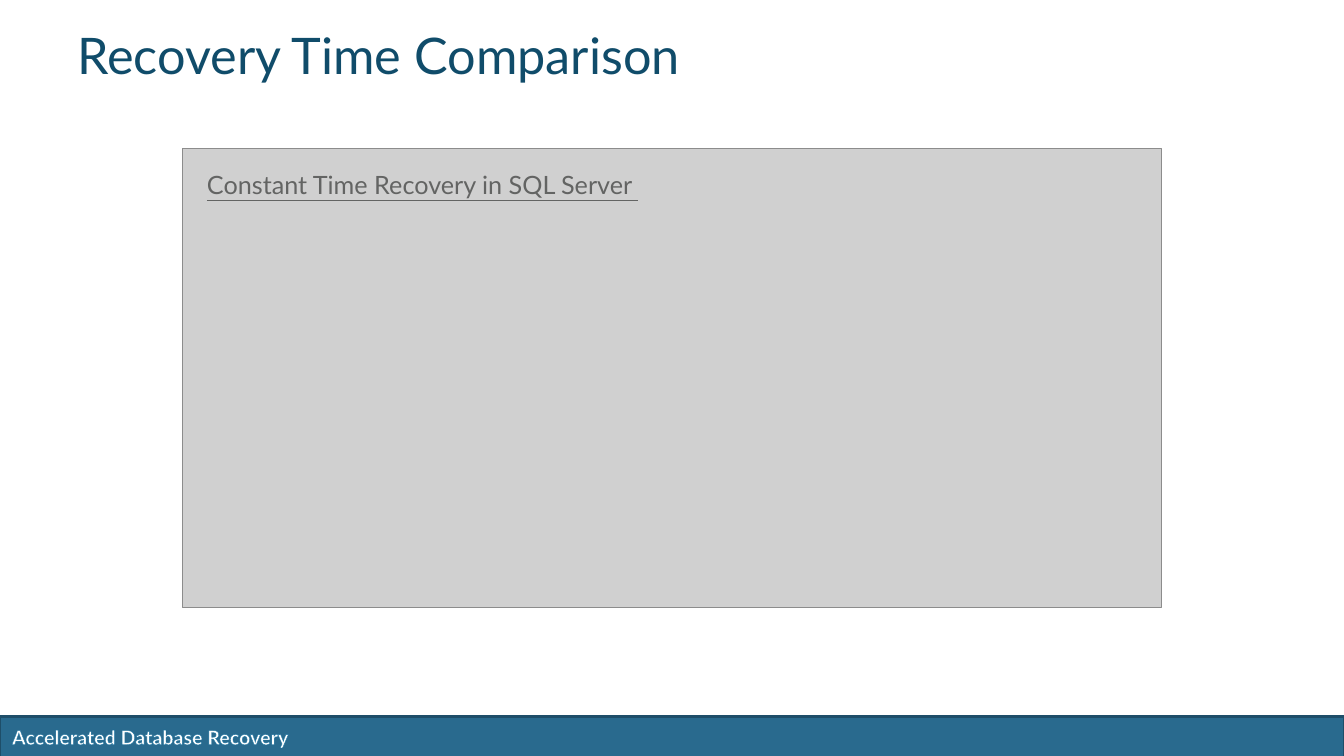
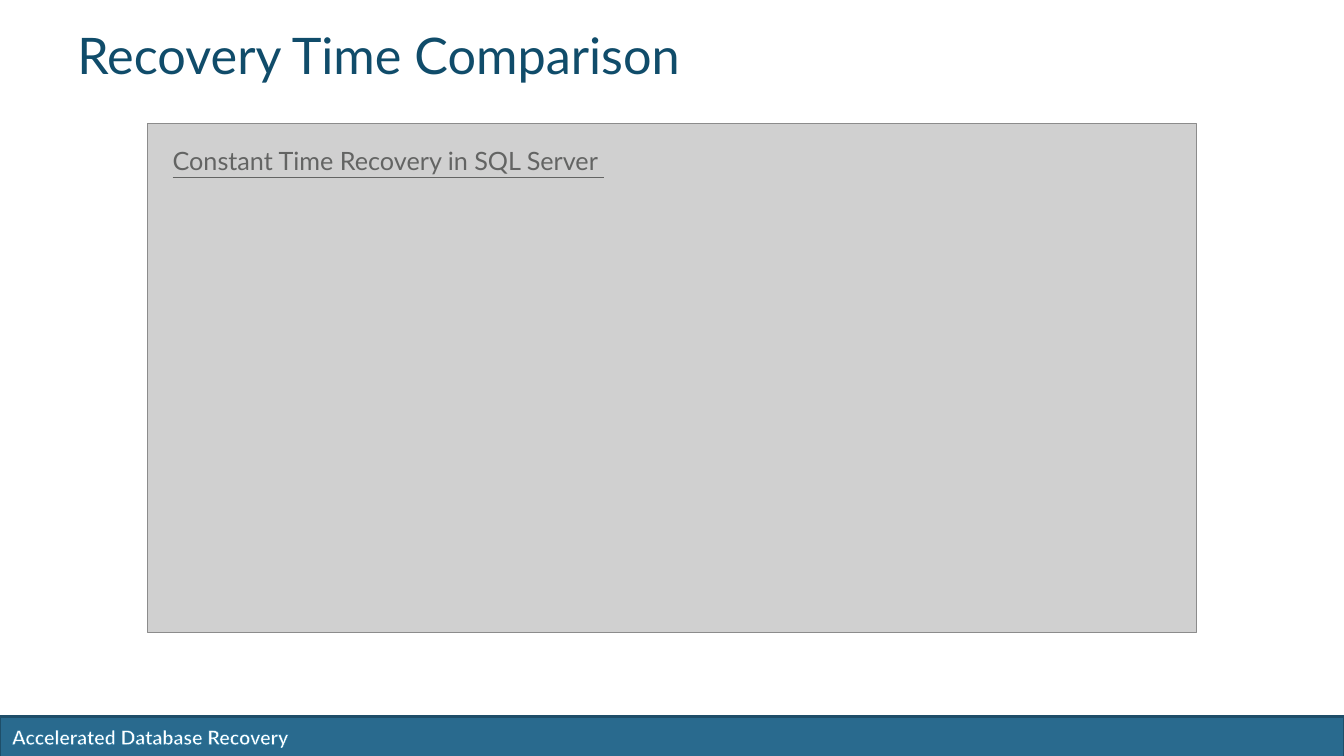
Before and after one commit to SQLMCT/SQL_Performance_Tuning, a slide deck: slide 13 of Accelerated_Database_Recovery/JD_Accelerated_Database_Recovery.pptx (slide 14 before the commit). Drawn at 1344x756 pixels with LibreOffice and Linux fonts; fonts in the diff are those of the drawing; grey boxes stand for pictures; background and template pictures are left out. Boxes give left, top, right and bottom in pixels: in the first picture for what was removed or moved away, otherwise in the second. Text is boxed around its words. In the diff, an @@ line names an element or a change of style, - is before the commit and + after.

```diff
--- a/Accelerated_Database_Recovery/JD_Accelerated_Database_Recovery.pptx
+++ b/Accelerated_Database_Recovery/JD_Accelerated_Database_Recovery.pptx
@@ picture: place and size @@
-picture at [182, 148, 1162, 607]
+picture at [147, 124, 1197, 633]
@@ text "Constant Time Recovery in SQL ...": place and size @@
-text "Constant Time Recovery in SQL ..." at [207, 176, 632, 198]
+text "Constant Time Recovery in SQL ..." at [173, 152, 598, 174]
```
Also in this commit, not shown: 4 other slides changed, 1 other file.
